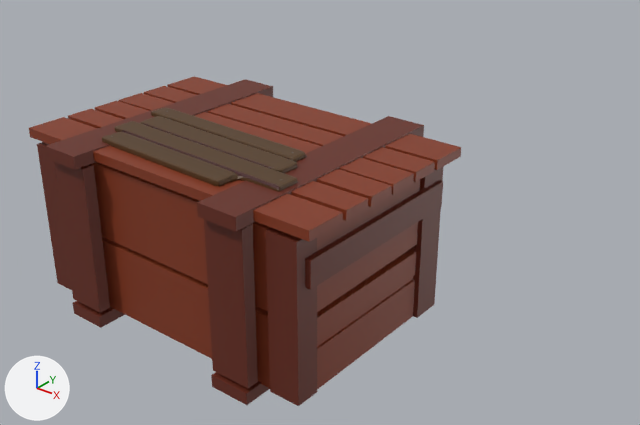
An edit to the Blender file Assets/Art/Models/Buildings/Buildable/Box.blend, drawn before and after from the same camera.
Both versions are drawn from a 50 mm lens placed at (2.46, -2.49, 2.02), pointed at (-0.05, 0.66, 0.07). Arrows for +X, +Y and +Z are at lower left; the lights stay in place.

Objects in the first picture: 'Box', 'Cover'.
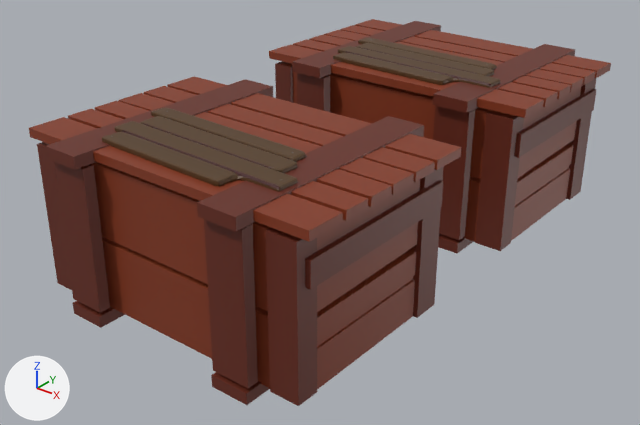
What differs and where, as boxes (x1, y1, x2, y2) in the pictures (640 x 425 px):
'BoxBlueprint', added (brown): after (269, 19, 611, 253)
    faces in mat_material_006 (brown #86381c): (269, 19, 611, 242)
    faces in mat_material_007 (dark red #68291a): (275, 21, 596, 253)
    faces in mat_material_008 (brown #563c1e): (333, 38, 500, 88)
    faces in mat_material_009 (dark red #3f0709): (345, 47, 491, 86)

Patch to the scene script:
```diff
--- a/Assets/Art/Models/Buildings/Buildable/Box.blend.py
+++ b/Assets/Art/Models/Buildings/Buildable/Box.blend.py
@@ mat_material_009 @@
+mat_material_009 = principled_material('Material.009')
+mat_material_009.base_color = (0.0492, 0.00202, 0.0027)  # dark red #3f0709
@@ mat_material_006 @@
+mat_material_006 = principled_material('Material.006')
+mat_material_006.base_color = (0.24, 0.0395, 0.0118)  # brown #86381c
@@ mat_material_010 @@
+mat_material_010 = principled_material('Material.010')
+mat_material_010.base_color = (0.183, 0.183, 0.183)  # grey #777777
@@ mat_material_007 @@
+mat_material_007 = principled_material('Material.007')
+mat_material_007.base_color = (0.137, 0.0226, 0.0103)  # dark red #67291a
@@ mat_material_008 @@
+mat_material_008 = principled_material('Material.008')
+mat_material_008.base_color = (0.0929, 0.0445, 0.0133)  # brown #563c1e
@@ me_box_004 @@
+me_box_004.from_pydata(...)  # 2413 vertices, 3490 faces; spans x -0.78..0.79, y -0.14..0.7, z -0.65..0.55
+# faces by material slot: [90, 100, 1898, 374, 1028]
+me_box_004.materials.append(mat_material_006)  # brown #86381c
+me_box_004.materials.append(mat_material_007)  # dark red #67291a
+me_box_004.materials.append(mat_material_008)  # brown #563c1e
+me_box_004.materials.append(mat_material_009)  # dark red #3f0709
+me_box_004.materials.append(mat_material_010)  # grey #777777
@@ ob_boxblueprint @@
+ob_boxblueprint = bpy.data.objects.new('BoxBlueprint', me_box_004)
+ob_boxblueprint.location = (0.0, 1.563, 0.0)
+ob_boxblueprint.rotation_euler = (1.571, 0.0, 0.0)  # degrees (90, 0, 0)
```
